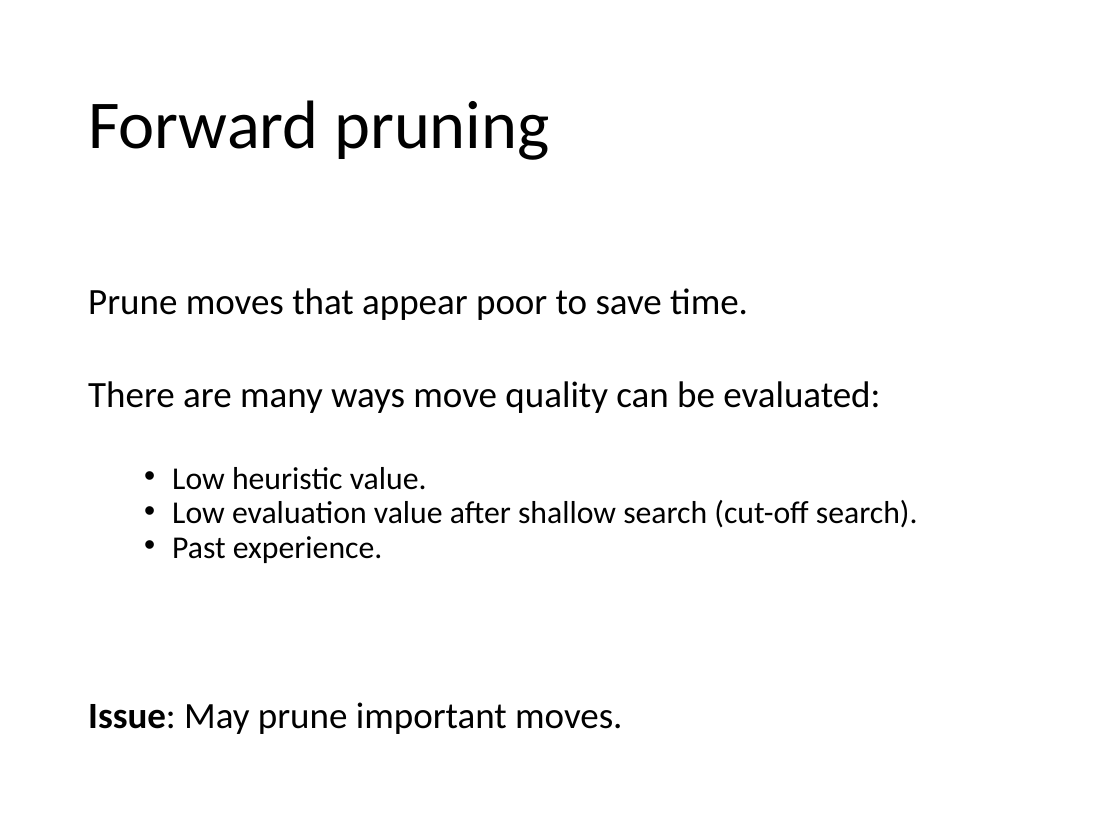
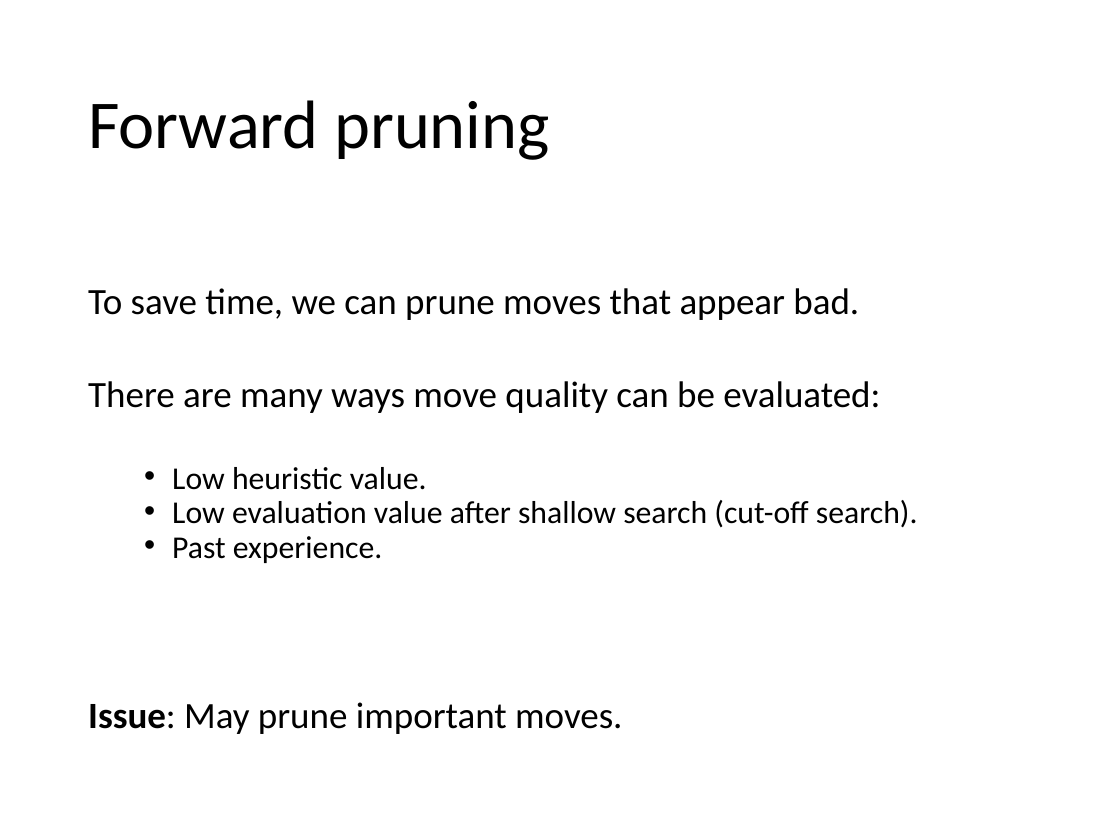
Before and after one commit to mhahsler/CS7320-AI, a slide deck: slide 27 of slides/05_games.pptx. Drawn at 1120x840 pixels with LibreOffice and Linux fonts; fonts in the diff are those of the drawing. Boxes give left, top, right and bottom in pixels: in the first picture for what was removed or moved away, otherwise in the second. Text is boxed around its words. In the diff, an @@ line names an element or a change of style, - is before the commit and + after.

```diff
--- a/slides/05_games.pptx
+++ b/slides/05_games.pptx
@@ text at (x1=88, y1=288, x2=859, y2=320): text changed @@
-Prune moves that appear poor to save time.
+To save time, we can prune moves that appear bad.
```
Also in this commit, not shown: 6 other slides changed, 2 slides added, 1 other file.
